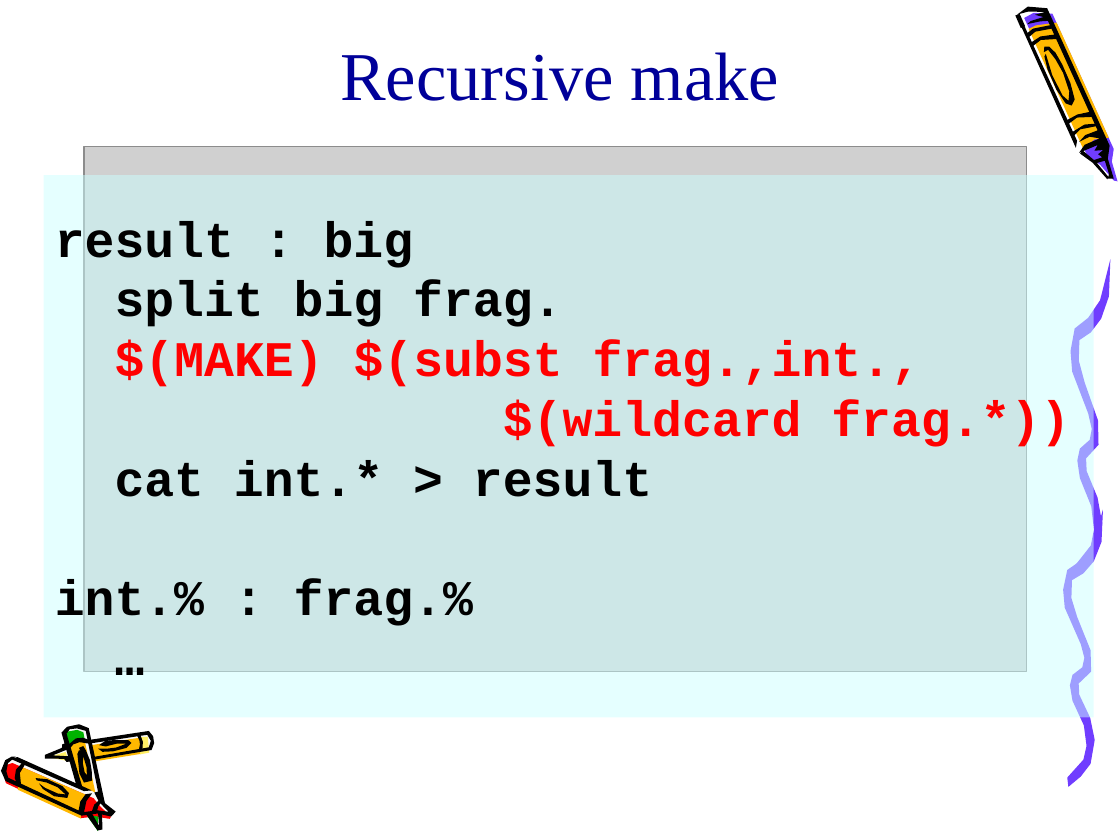
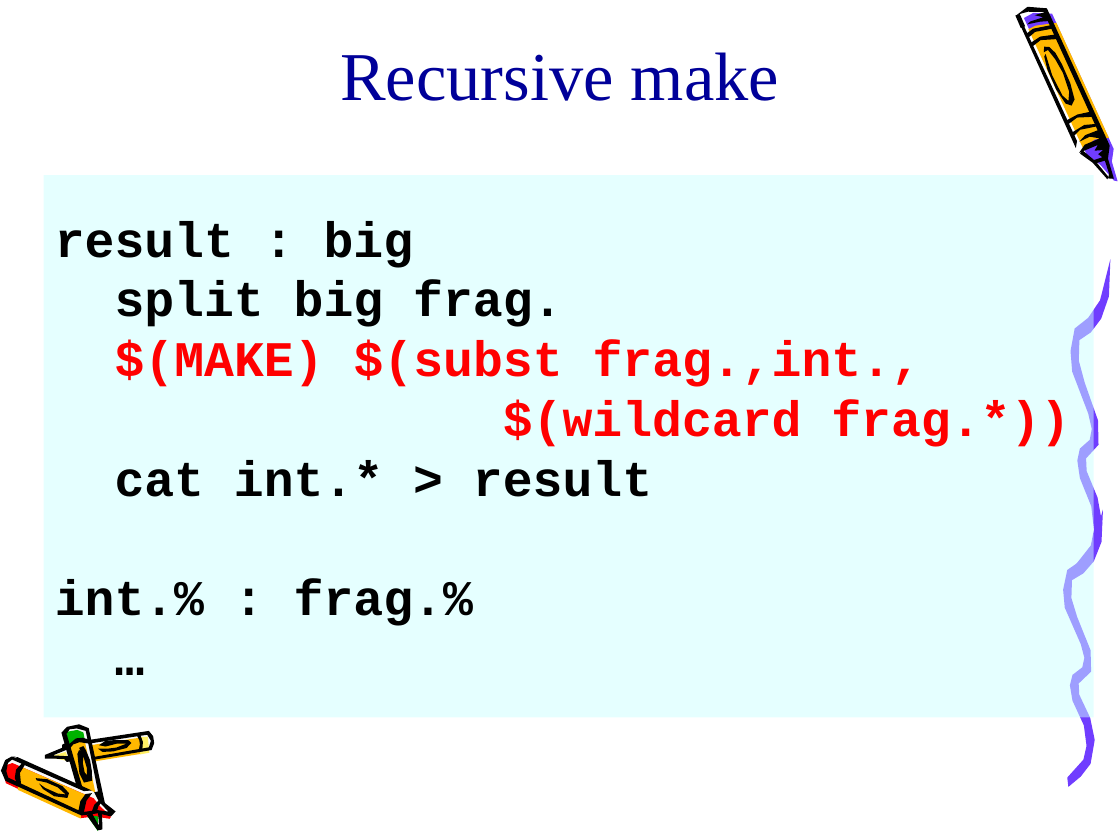
Before and after one commit to eiennohito/gxpc, a slide deck: slide 24 of doc/slides/gxp-make-tutorial.ppt. Drawn at 1120x840 pixels with LibreOffice and Linux fonts; fonts in the diff are those of the drawing; grey boxes stand for pictures. Boxes give left, top, right and bottom in pixels: in the first picture for what was removed or moved away, otherwise in the second. Text is boxed around its words. In the diff, an @@ line names an element or a change of style, - is before the commit and + after.

```diff
--- a/doc/slides/gxp-make-tutorial.ppt
+++ b/doc/slides/gxp-make-tutorial.ppt
@@ picture removed at (84, 147, 1027, 672) @@
@@ outline redrawn in 9 elements at (3, 727, 152, 815), (62, 725, 105, 805), (971, 0, 1120, 182), (982, 24, 1116, 147), (972, 0, 1120, 179), (11, 757, 92, 791), (991, 12, 1120, 158), (978, 2, 1120, 183), (1, 757, 115, 816) @@
```
Also in this commit, not shown: 30 other slides changed, 2 other files.
